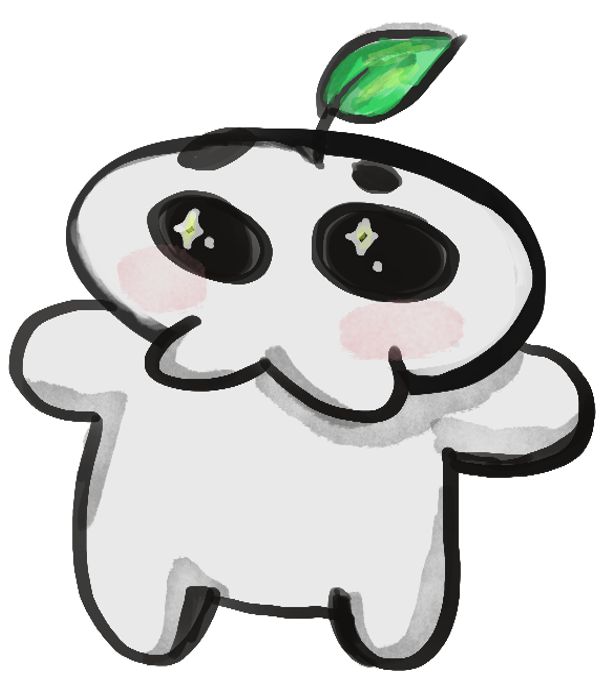
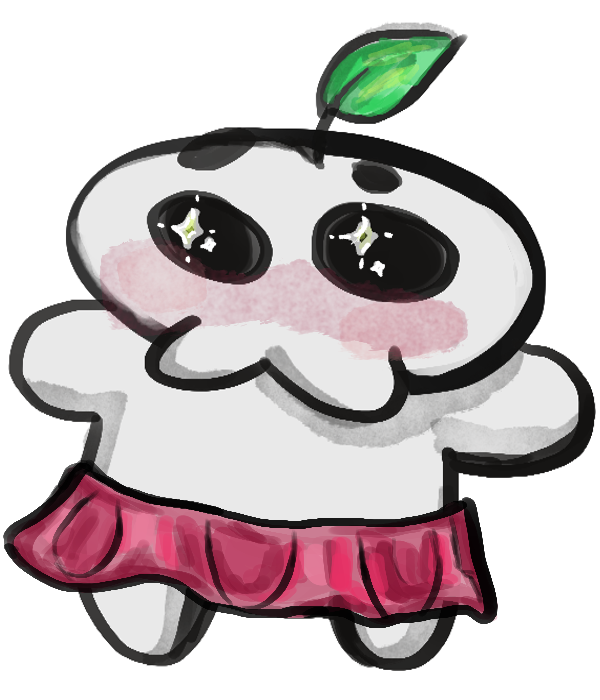
Before/after of a 600px x 700px layered artwork. What changed in the layer stack:
added layer "Paint Layer 3" above "Paint Layer 1" over [3, 194, 498, 628]